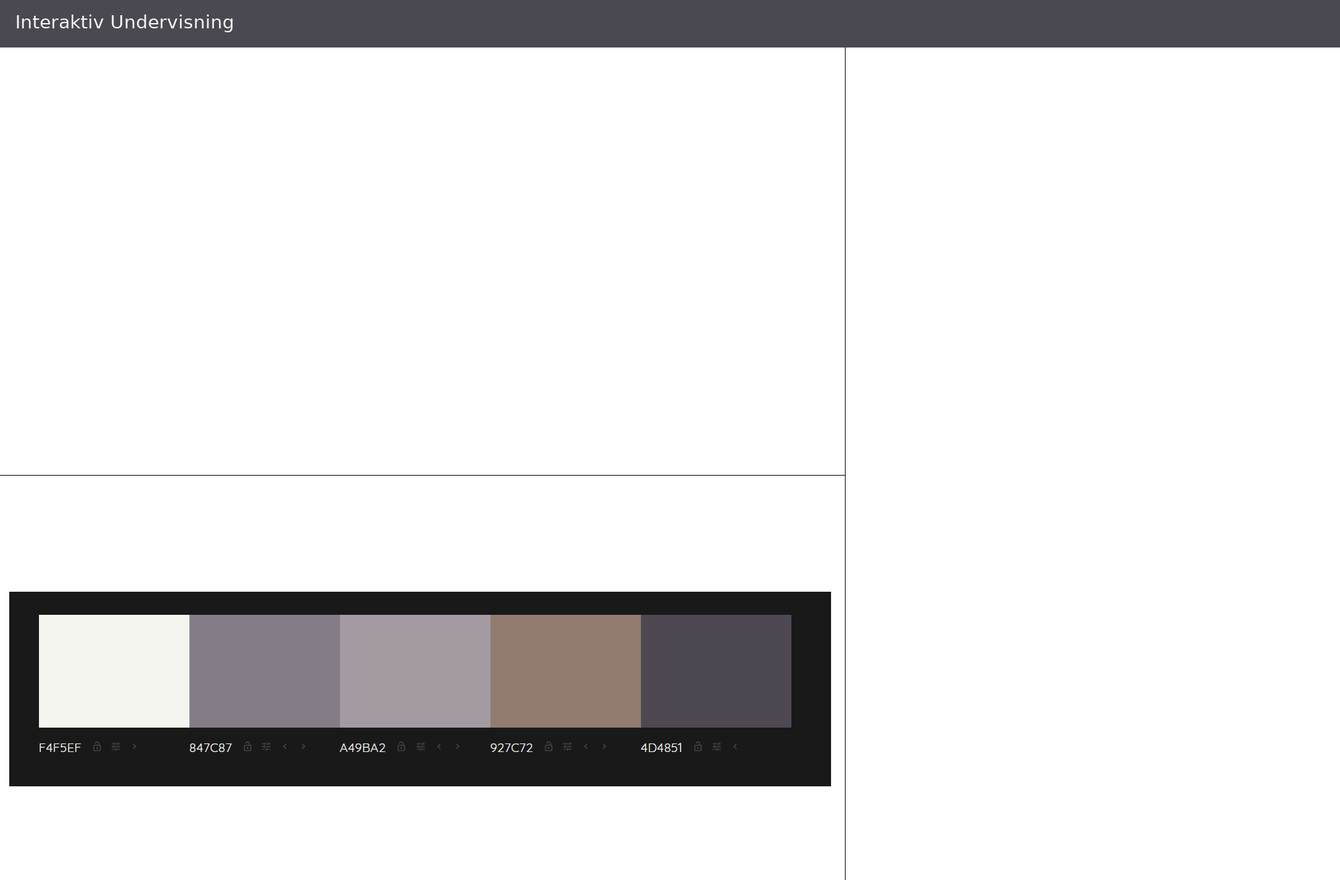
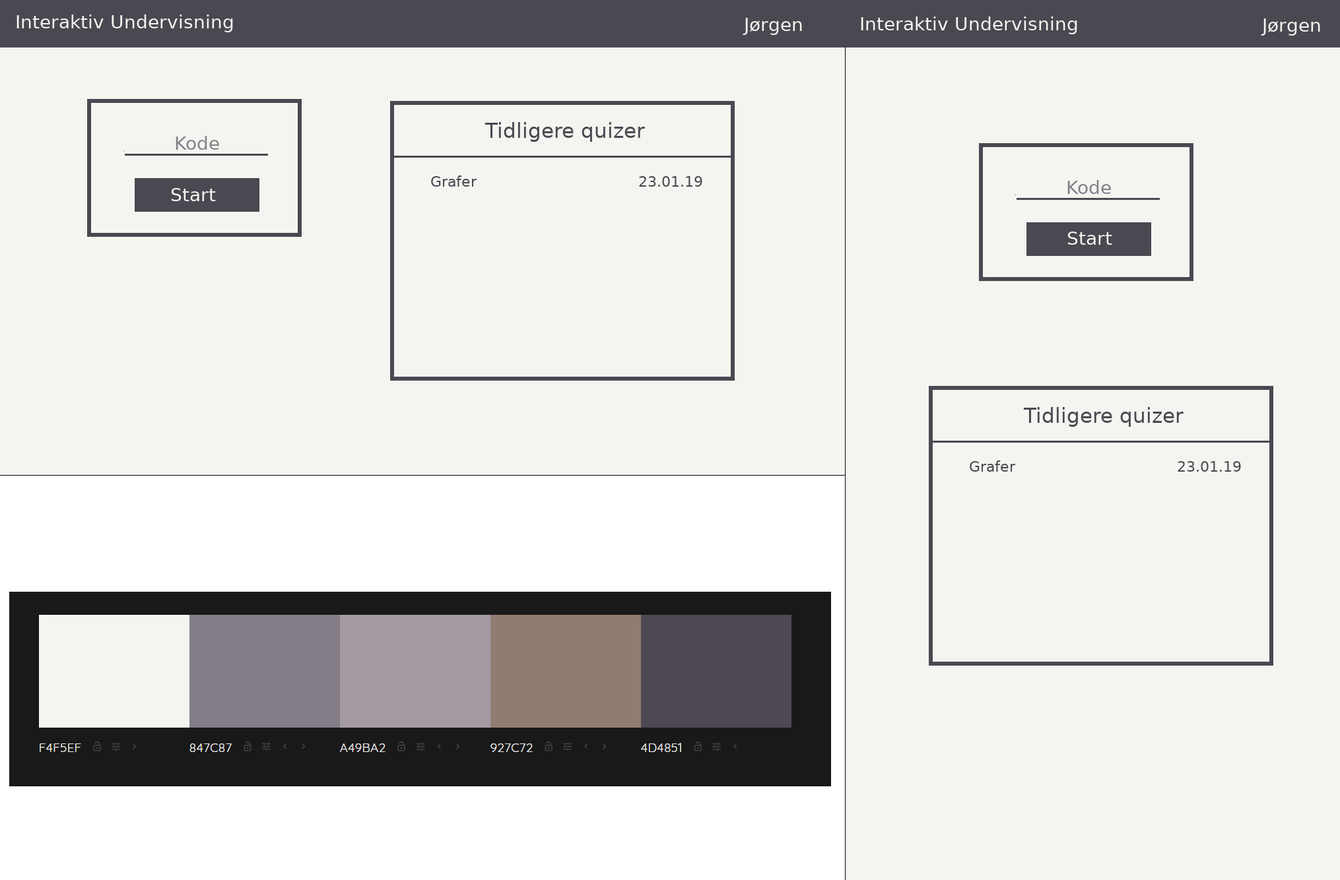
Comparing the layer stacks of the two 1340px x 880px images. Changes:
added layer "Interaktiv Undervisning #1" above "Start copy" over [860, 16, 1078, 35]
added layer "Start copy" above "Start" over [1067, 231, 1113, 245]
added layer "Start" above "StatisticsComponent copy" over [170, 188, 216, 202]
added layer "StatisticsComponent copy" above "Jørgen" over [928, 386, 1274, 666]
added layer "Jørgen" above "StatisticsComponent" over [1260, 18, 1320, 36]
added layer "StatisticsComponent" above "StartComponent copy" over [390, 100, 735, 381]
added layer "StartComponent copy" above "StartComponent" over [978, 143, 1194, 282]
added layer "StartComponent" above "Jørgen+" over [87, 98, 302, 237]
added layer "Jørgen+" above "Layer" over [742, 17, 802, 35]
painted on "Background" over [0, 16, 1340, 880]
